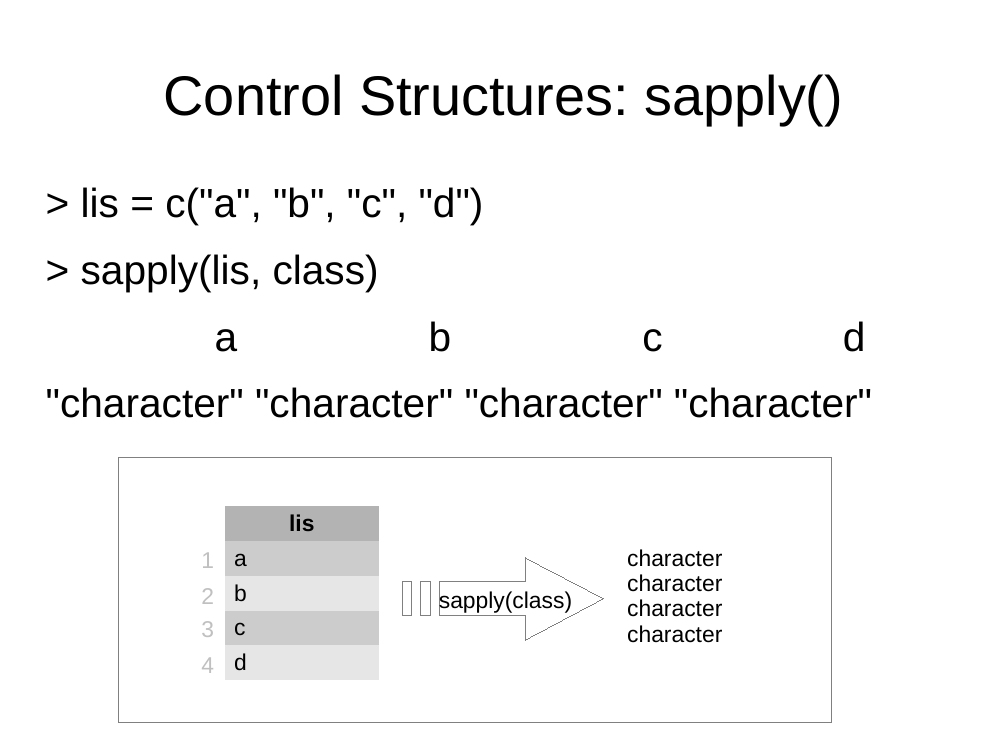
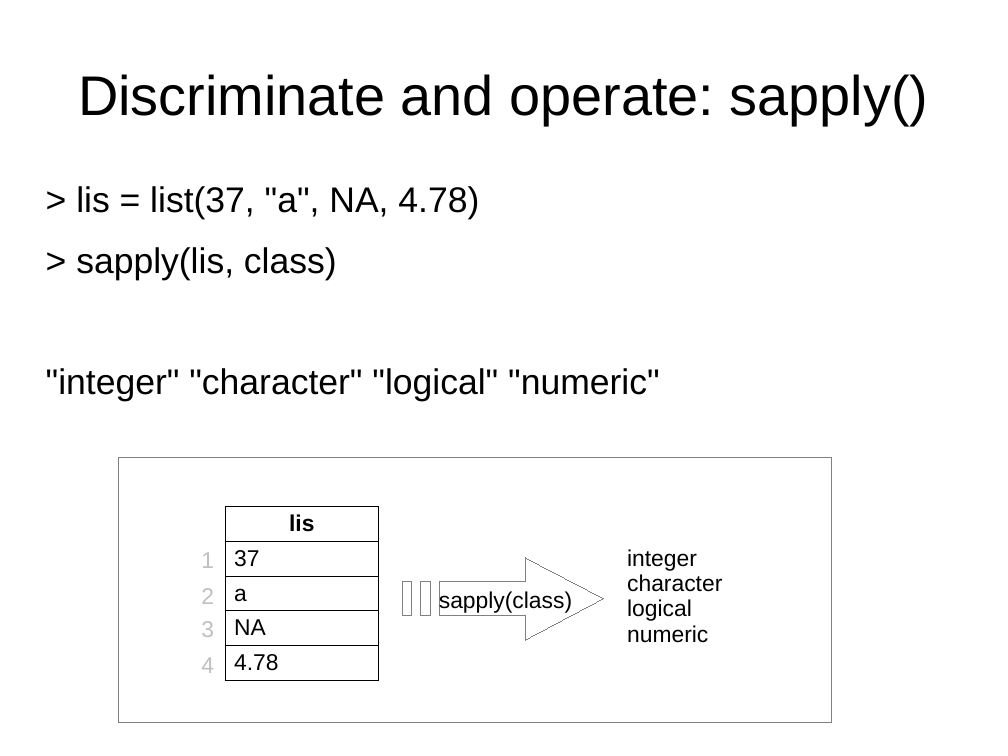
Before and after one commit to ubccr/hsws, a slide deck: slide 31 of slides/R-intro-slideset-4.odp (slide 14 before the commit). Drawn at 1008x756 pixels with LibreOffice and Linux fonts; fonts in the diff are those of the drawing. Boxes give left, top, right and bottom in pixels: in the first picture for what was removed or moved away, otherwise in the second. Text is boxed around its words. In the diff, an @@ line names an element or a change of style, - is before the commit and + after.

```diff
--- a/slides/R-intro-slideset-4.odp
+++ b/slides/R-intro-slideset-4.odp
@@ title at (78, 74, 929, 125): text changed @@
-Control Structures: sapply()
+Discriminate and operate: sapply()
@@ text at (76, 186, 479, 219): text changed; size 32 to 28 pt @@
-> lis = c("a", "b", "c", "d")
+> lis = list(37, "a", NA, 4.78)
@@ text at (76, 247, 337, 280): size 32 to 28 pt in "> sapply(lis, class)" @@
@@ text at (46, 368, 660, 401): text changed; size 32 to 28 pt @@
-a b c d
-"character" "character" "character" "character"
+"integer" "character" "logical" "numeric"
@@ table at (225, 507, 379, 681) @@
+row 2: 37
-row 3: b
-row 4: c
-row 5: d
+row 4: NA
+row 5: 4.78
@@ fill #B3B3B3 to none in row 1, column 1 @@
@@ fill #CCCCCC to none in 2 cells @@
@@ fill #E6E6E6 to none in 2 cells @@
@@ borders changed @@
@@ text at (627, 549, 697, 571): text changed @@
-character
+integer
@@ text at (627, 599, 692, 621): text changed @@
-character
+logical
@@ text at (627, 625, 708, 643): text changed @@
-character
+numeric
```
Also in this commit, not shown: 9 other slides changed, 15 slides added, 1 slide removed, 8 other files.
